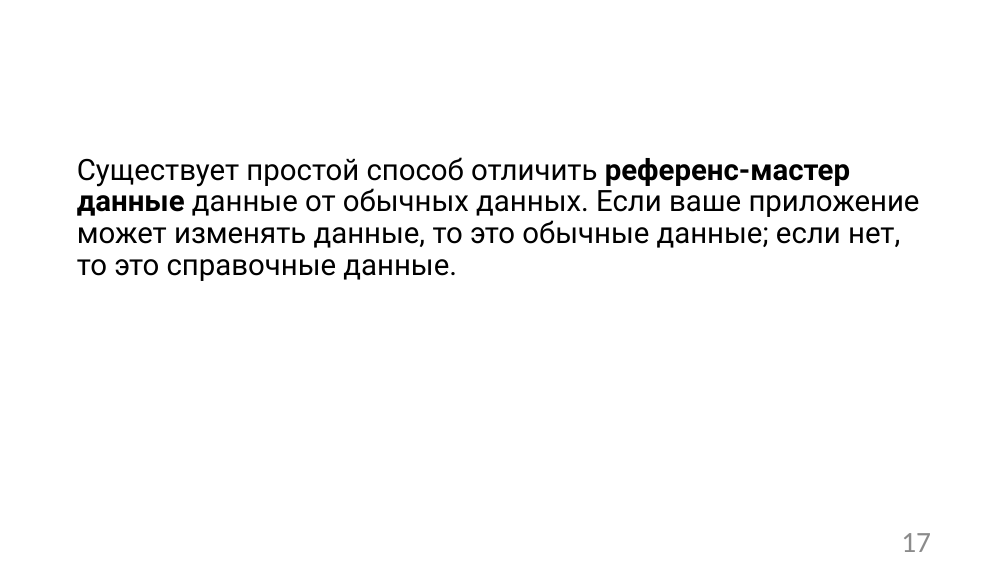
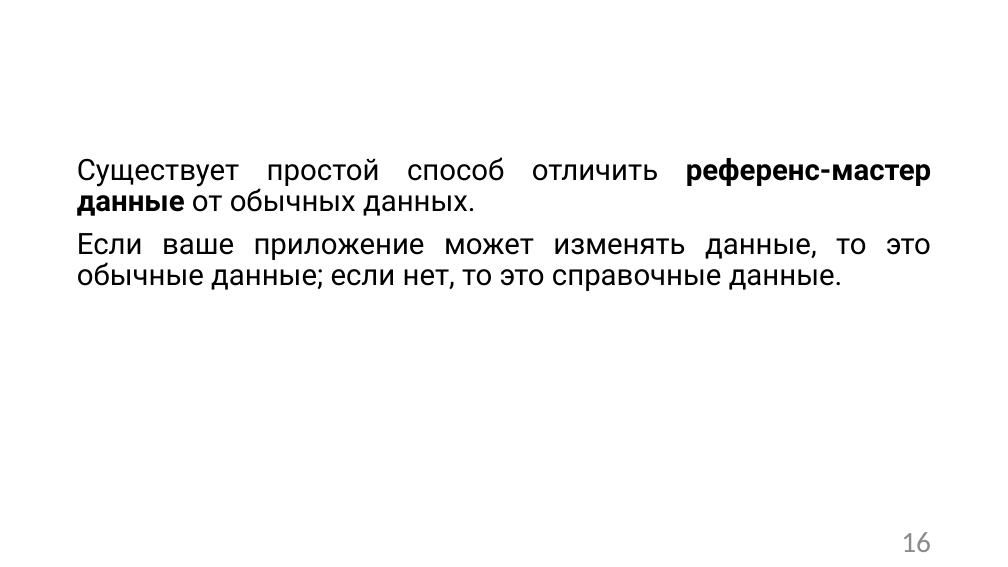
Before and after one commit to Sa1Gur/DbTest.Containers, a slide deck: slide 16 of DbaseTesting.pptx (slide 17 before the commit). Drawn at 1008x567 pixels with LibreOffice and Linux fonts; fonts in the diff are those of the drawing; background and template pictures are left out. Boxes give left, top, right and bottom in pixels: in the first picture for what was removed or moved away, otherwise in the second. Text is boxed around its words. In the diff, an @@ line names an element or a change of style, - is before the commit and + after.

```diff
--- a/DbaseTesting.pptx
+++ b/DbaseTesting.pptx
@@ text at [77, 157, 931, 291]: text changed @@
-Существует простой способ отличить референс-мастер данные данные от обычных данных. Если ваше приложение может изменять данные, то это обычные данные; если нет, то это справочные данные.
+Существует простой способ отличить референс-мастер данные от обычных данных.
+Если ваше приложение может изменять данные, то это обычные данные; если нет, то это справочные данные.
@@ page number at [901, 532, 931, 552]: text changed @@
-17
+16
```
Also in this commit, not shown: 55 other slides changed, 3 slides added, 7 slides removed, 10 other files.
